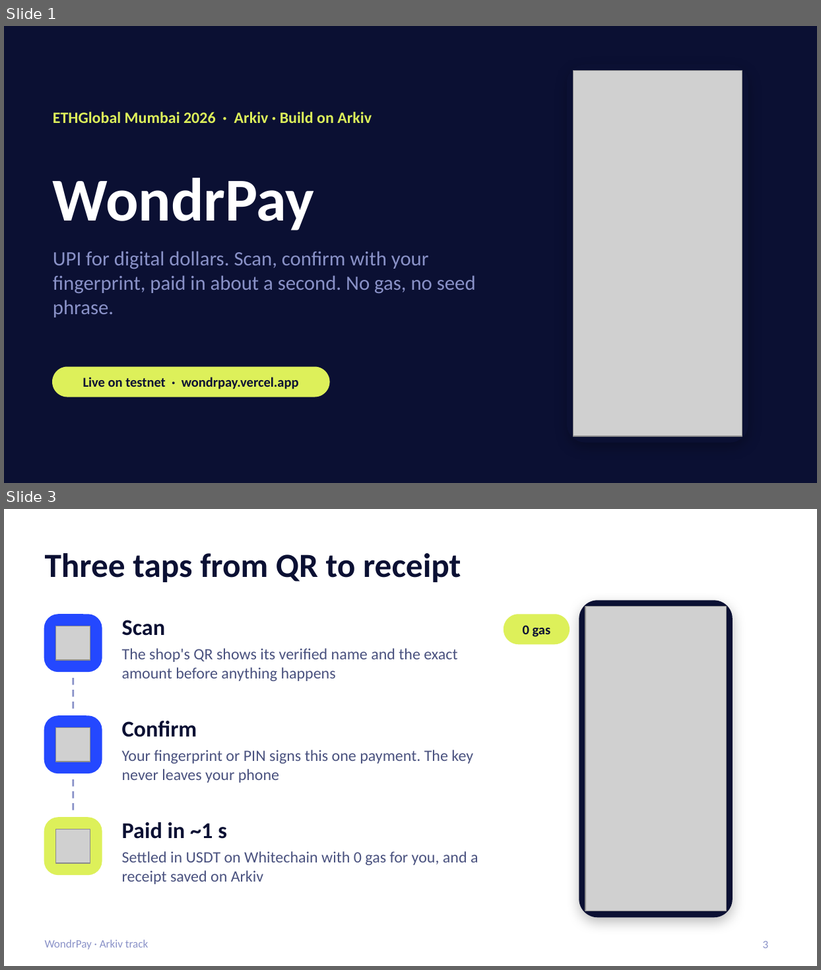
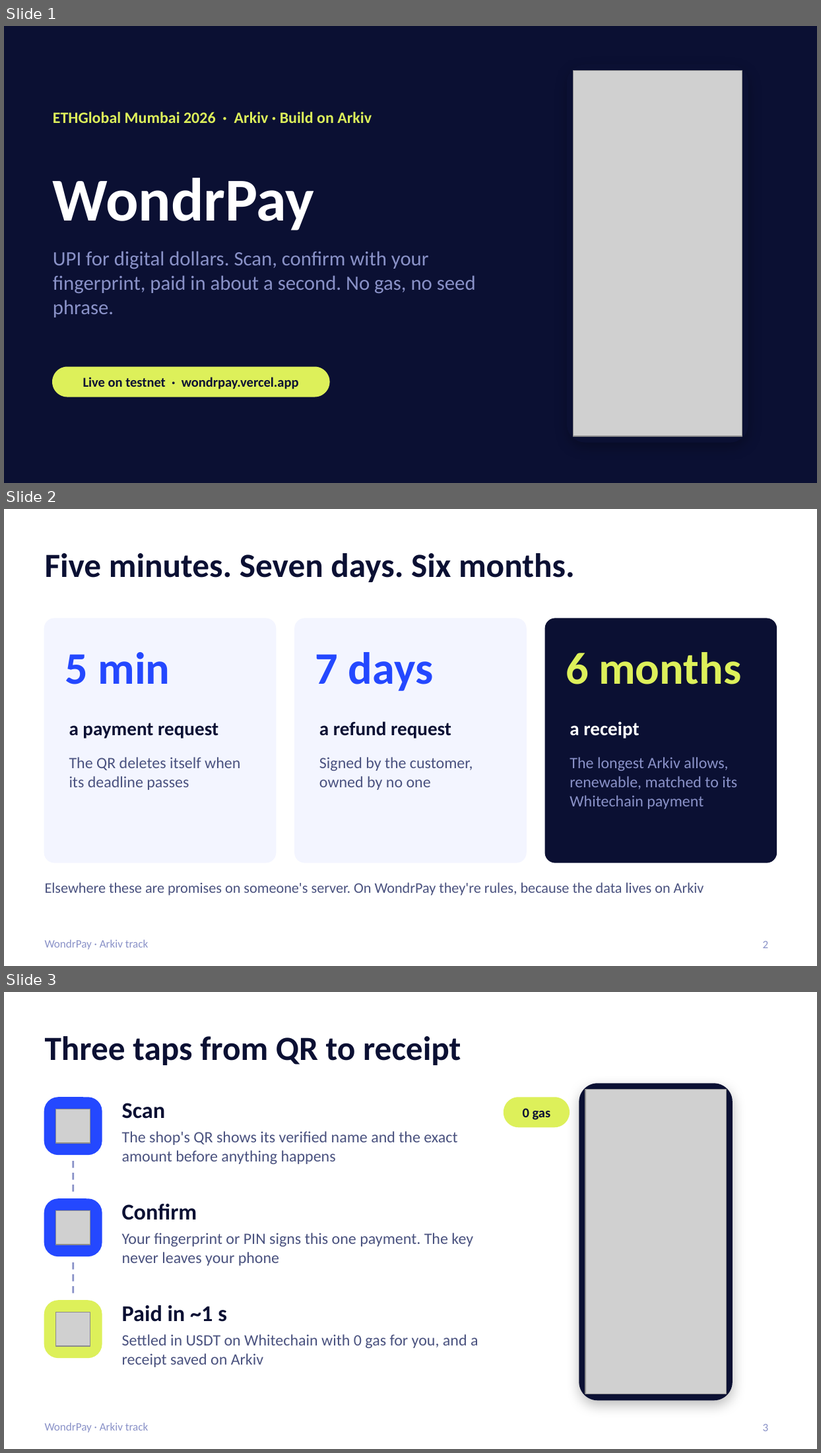
Before and after one commit to AmrendraTheCoder/whitepay, a slide deck: docs/pitch/decks/WondrPay-Arkiv.pptx. Shown one above the other, each under a label of ours: slides 1 and 3 before the commit, slides 1, 2 and 3 after it; the slides between them are not shown. The pictures are 821x970 and 821x1453 pixels, drawn with LibreOffice and Linux fonts; fonts in the diff are those of the drawing; grey boxes stand for pictures. Boxes give left, top, right and bottom in pixels: in the first picture for what was removed or moved away, otherwise in the second. Text is boxed around its words. In the diff, an @@ line names an element or a change of style, - is before the commit and + after.

```diff
--- a/docs/pitch/decks/WondrPay-Arkiv.pptx
+++ b/docs/pitch/decks/WondrPay-Arkiv.pptx
@@ slide 2 added at (4, 509, 817, 966), background #FFFFFF; not listed: 1 template element that a slide beside it also shows @@
@@ title added at (45, 553, 575, 582), 30 pt, text #0B1033, bold @@
+Five minutes. Seven days. Six months.
@@ rounded rectangle added at (45, 619, 275, 863), fill #F3F5FF, outline #F3F5FF 1 pt @@
@@ rounded rectangle added at (295, 619, 526, 863), fill #F3F5FF, outline #F3F5FF 1 pt @@
@@ rounded rectangle added at (546, 619, 776, 863), fill #0B1033, outline #0B1033 1 pt @@
@@ text added at (65, 652, 170, 685), 40 pt, text #2448FF, bold @@
+5 min
@@ text added at (316, 652, 433, 691), 40 pt, text #2448FF, bold @@
+7 days
@@ text added at (566, 652, 741, 685), 40 pt, text #DDF05A, bold @@
+6 months
@@ text added at (69, 723, 218, 739), 17 pt, text #0B1033, bold @@
+a payment request
@@ text added at (319, 722, 451, 739), 17 pt, text #0B1033, bold @@
+a refund request
@@ text added at (570, 722, 639, 739), 17 pt, text #FFFFFF, bold @@
+a receipt
@@ text added at (69, 757, 240, 790), 14 pt, text #4A527F @@
+The QR deletes itself when its deadline passes
@@ text added at (319, 757, 473, 790), 14 pt, text #4A527F @@
+Signed by the customer, owned by no one
@@ text added at (570, 757, 737, 809), 14 pt, text #8A92C8 @@
+The longest Arkiv allows, renewable, matched to its Whitechain payment
@@ text added at (45, 883, 704, 896), 13 pt, text #4A527F @@
+Elsewhere these are promises on someone's server. On WondrPay they're rules, because the data lives on Arkiv
@@ page number added at (763, 941, 769, 949), 10 pt, text #8A92C8 @@
+2
```
Also in this commit, not shown: 2 slides changed, 1 slide removed, 5 other files.
